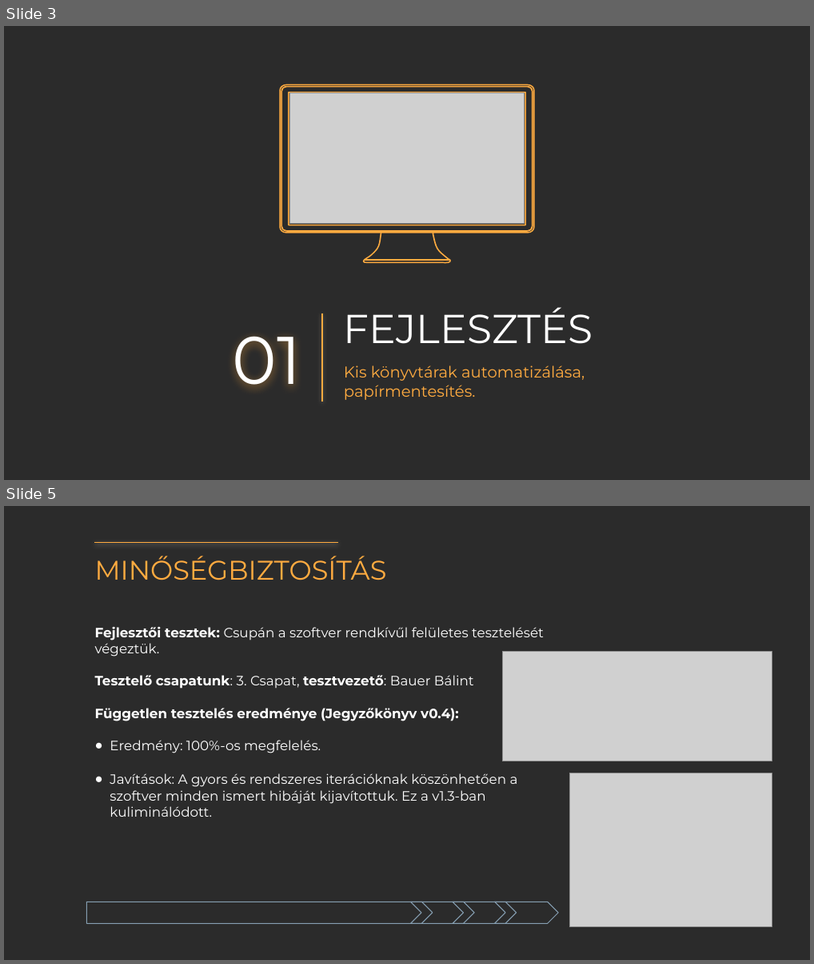
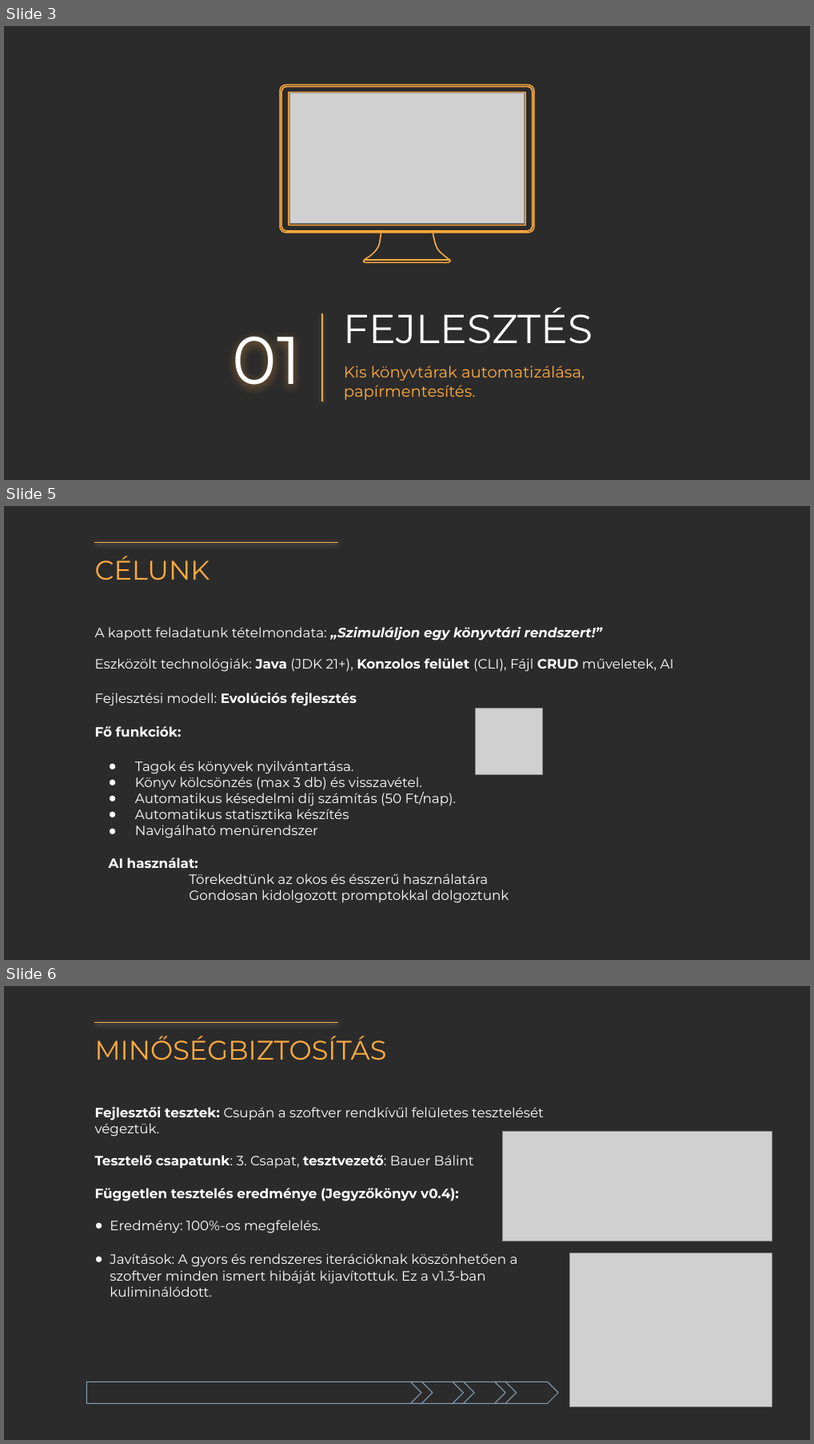
Before and after one commit to KLeviii/Library-Loan-System, a slide deck: docs/Csapat_2.pptx. Shown one above the other, each under a label of ours: slides 3 and 5 before the commit, slides 3, 5 and 6 after it; the slides between them are not shown. The pictures are 814x964 and 814x1444 pixels, drawn with LibreOffice and Linux fonts; fonts in the diff are those of the drawing; grey boxes stand for pictures; background and template pictures are left out; a plain dark background stands for a picture behind light text. Boxes give left, top, right and bottom in pixels: in the first picture for what was removed or moved away, otherwise in the second. Text is boxed around its words. In the diff, an @@ line names an element or a change of style, - is before the commit and + after.

```diff
--- a/docs/Csapat_2.pptx
+++ b/docs/Csapat_2.pptx
@@ slide 5 added at [4,506,810,960], background picture (left out) @@
@@ line added from (94, 542) to (338, 542), #FFAB40 0.75 pt @@
@@ title added at [95,556,210,580], 24 pt, text #FFAB40 @@
+CÉLUNK
@@ text added at [95,627,674,903], 12 pt, text #FFFFFF @@
+A kapott feladatunk tételmondata: „Szimuláljon egy könyvtári rendszert!”
+Eszközölt technológiák: Java (JDK 21+), Konzolos felület (CLI), Fájl CRUD műveletek, AI
+Fejlesztési modell: Evolúciós fejlesztés
+Fő funkciók:
+● Tagok és könyvek nyilvántartása.
+● Könyv kölcsönzés (max 3 db) és visszavétel.
+● Automatikus késedelmi díj számítás (50 Ft/nap).
+● Automatikus statisztika készítés
+● Navigálható menürendszer
+AI használat:
+Törekedtünk az okos és ésszerű használatára
+Gondosan kidolgozott promptokkal dolgoztunk
@@ picture added at [476,708,542,775] @@
@@ what was slide 5 is now slide 6 @@
```
Also in this commit, not shown: 1 slide changed.
